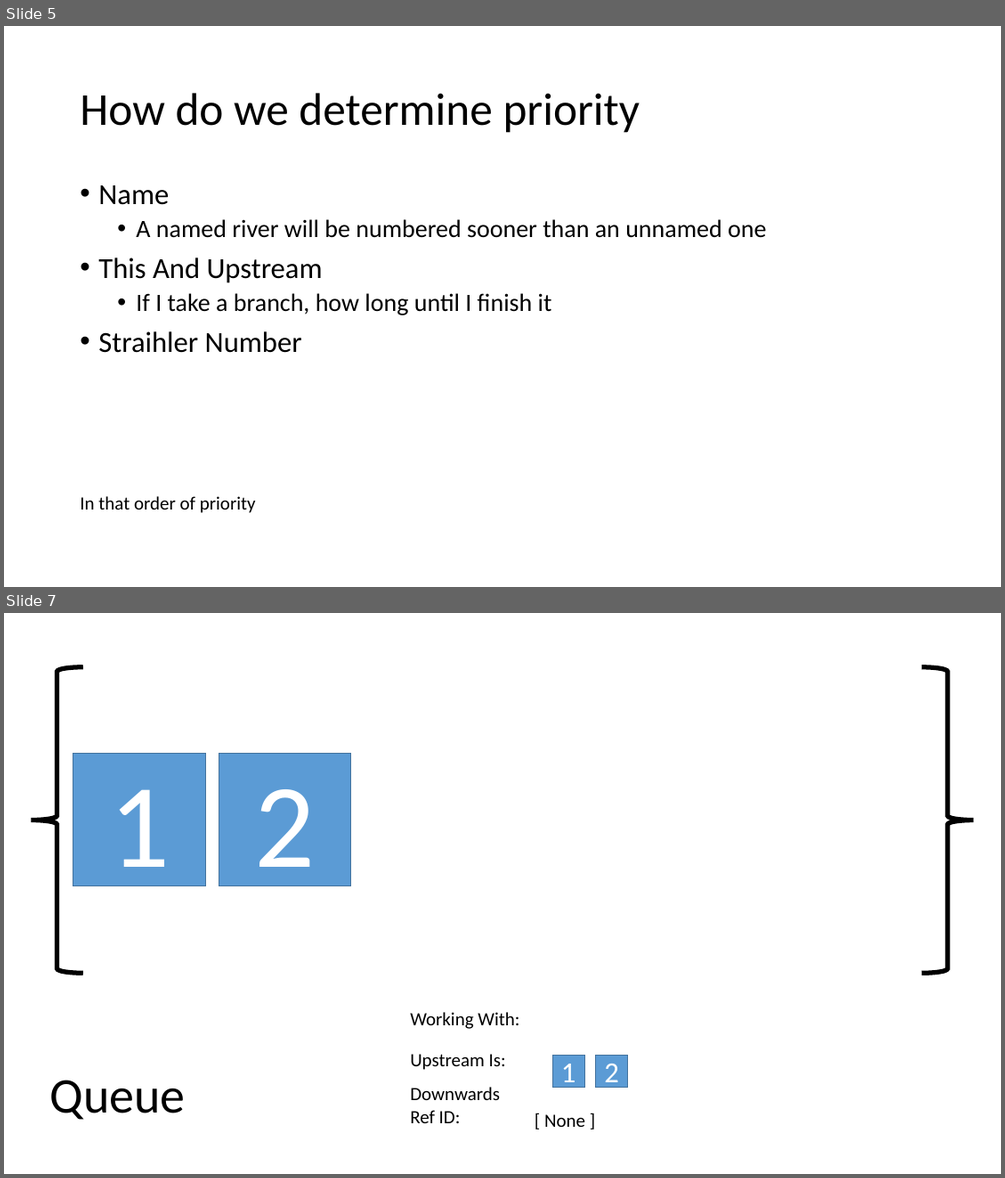
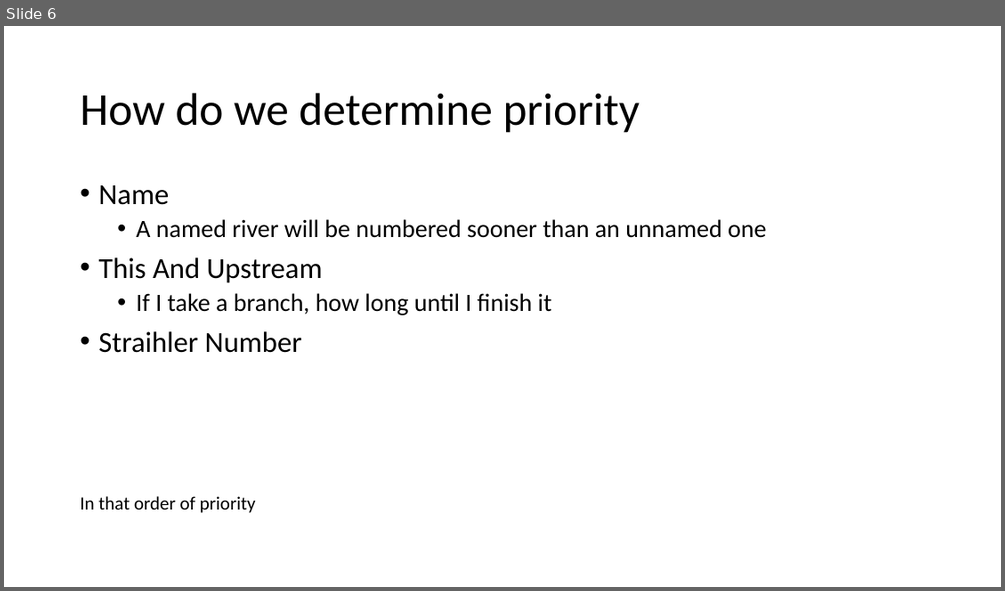
Before and after one commit to marsmith/Site-Maker-Back-End, a slide deck: Presentation.pptx. Shown one above the other, each under a label of ours: slides 5 and 7 before the commit, slide 6 after it; the slides between them are not shown. The pictures are 1005x1178 and 1005x591 pixels, drawn with LibreOffice and Linux fonts; fonts in the diff are those of the drawing. Boxes give left, top, right and bottom in pixels: in the first picture for what was removed or moved away, otherwise in the second. Text is boxed around its words. In the diff, an @@ line names an element or a change of style, - is before the commit and + after.

```diff
--- a/Presentation.pptx
+++ b/Presentation.pptx
@@ slide 7 removed at [4, 613, 1001, 1174], background #FFFFFF @@
@@ left brace removed at [31, 666, 83, 973] @@
@@ left brace removed at [922, 666, 974, 973] @@
@@ rectangle removed at [73, 754, 206, 886] @@
-1
@@ rectangle removed at [218, 754, 351, 886] @@
-2
@@ text removed at [410, 1012, 519, 1029] @@
-Working With:
@@ text removed at [410, 1054, 506, 1070] @@
-Upstream Is:
@@ rectangle removed at [553, 1055, 585, 1087] @@
-1
@@ rectangle removed at [596, 1055, 628, 1087] @@
-2
@@ text removed at [49, 1079, 185, 1119] @@
-Queue
@@ text removed at [410, 1086, 500, 1123] @@
-Downwards Ref ID:
@@ text removed at [544, 1114, 585, 1127] @@
-[ None ]
@@ what was slide 5 is now slide 6 @@
```
Also in this commit, not shown: 2 slides changed, 12 slides added, 7 other files.
